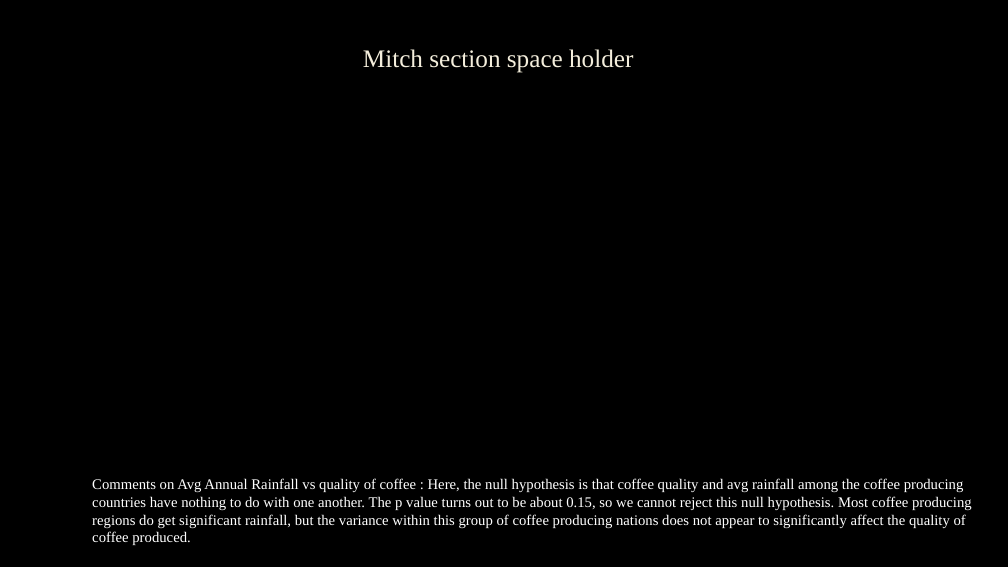
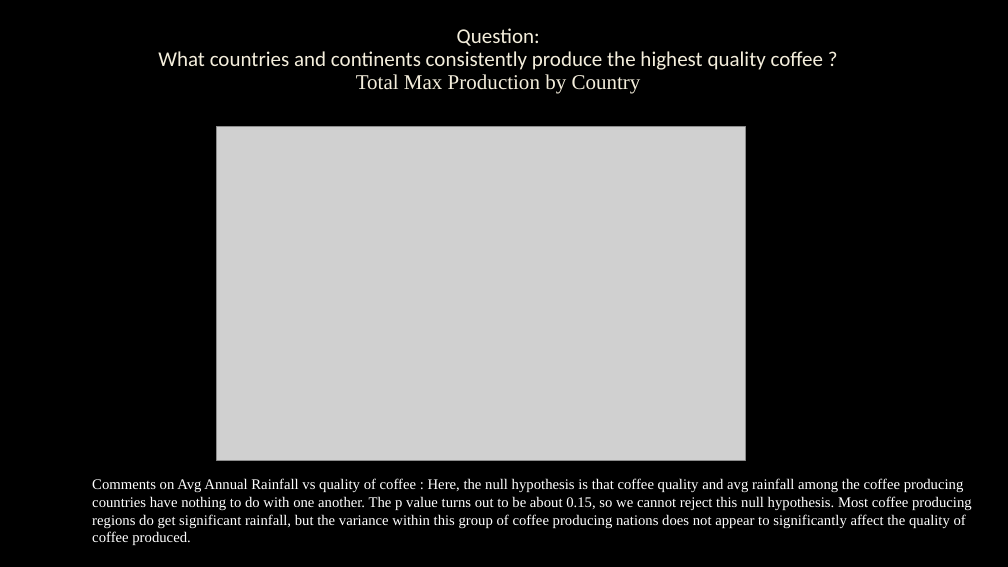
Before and after one commit to colinroberts-data-analytics-portfolio/project1, a slide deck: slide 9 of A Study of Coffee Production.pptx (slide 8 before the commit). Drawn at 1008x567 pixels with LibreOffice and Linux fonts; fonts in the diff are those of the drawing; grey boxes stand for pictures; background and template pictures are left out. Boxes give left, top, right and bottom in pixels: in the first picture for what was removed or moved away, otherwise in the second. Text is boxed around its words. In the diff, an @@ line names an element or a change of style, - is before the commit and + after.

```diff
--- a/A Study of Coffee Production.pptx
+++ b/A Study of Coffee Production.pptx
@@ title at [158, 28, 823, 93]: text changed; size 24 to 20 pt; font Times New Roman to Calibri @@
-Mitch section space holder
+Question:
+What countries and continents consistently produce the highest quality coffee ?
+Total Max Production by Country
@@ picture added at [217, 126, 746, 461] @@
```
Also in this commit, not shown: 7 other slides changed, 6 slides added, 1 slide removed.
